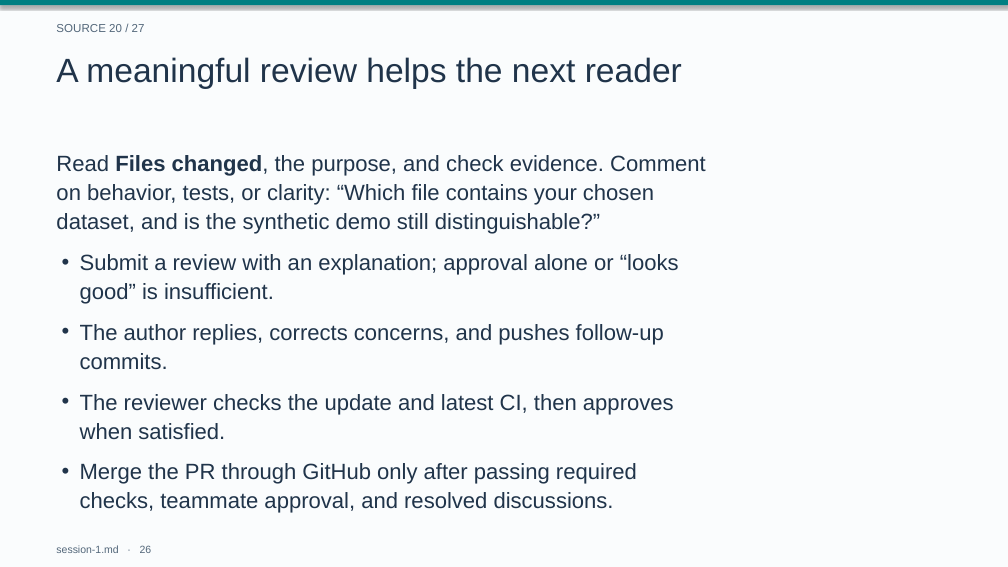
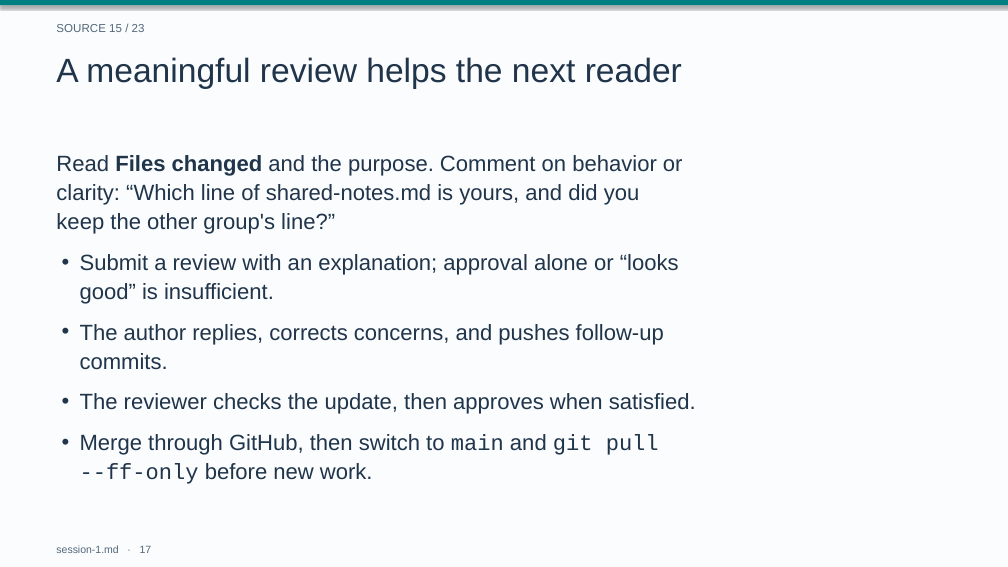
Before and after one commit to drweihungpan-lab/3R-teaching, a slide deck: slide 17 of materials/slides/session-1.pptx (slide 26 before the commit). Drawn at 1008x567 pixels with LibreOffice and Linux fonts; fonts in the diff are those of the drawing. Boxes give left, top, right and bottom in pixels: in the first picture for what was removed or moved away, otherwise in the second. Text is boxed around its words. In the diff, an @@ line names an element or a change of style, - is before the commit and + after.

```diff
--- a/materials/slides/session-1.pptx
+++ b/materials/slides/session-1.pptx
@@ text at bbox=[56, 24, 145, 32]: text changed @@
-SOURCE 20 / 27
+SOURCE 15 / 23
@@ text at bbox=[56, 155, 683, 234]: text changed @@
-Read Files changed, the purpose, and check evidence. Comment
-on behavior, tests, or clarity: “Which file contains your chosen
-dataset, and is the synthetic demo still distinguishable?”
+Read Files changed and the purpose. Comment on behavior or
+clarity: “Which line of shared-notes.md is yours, and did you
+keep the other group's line?”
@@ text at bbox=[80, 393, 696, 414]: text changed @@
-• The reviewer checks the update and latest CI, then approves
-  when satisfied.
+• The reviewer checks the update, then approves when satisfied.
@@ text at bbox=[80, 434, 659, 484]: text changed @@
-• Merge the PR through GitHub only after passing required
-  checks, teammate approval, and resolved discussions.
+• Merge through GitHub, then switch to main and git pull
+  --ff-only before new work.
@@ text at bbox=[56, 545, 152, 553]: text changed @@
-session-1.md · 26
+session-1.md · 17
```
Also in this commit, not shown: 19 other slides changed, 9 slides added, 17 slides removed, 3 other files.
